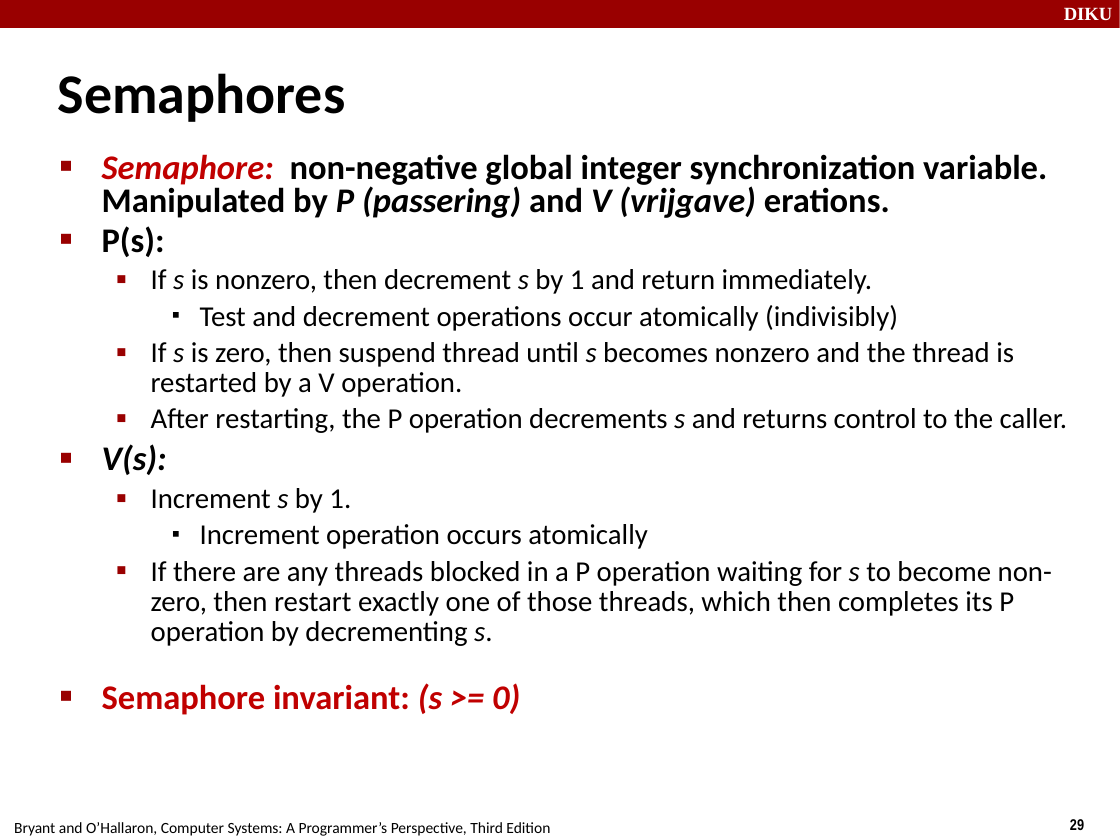
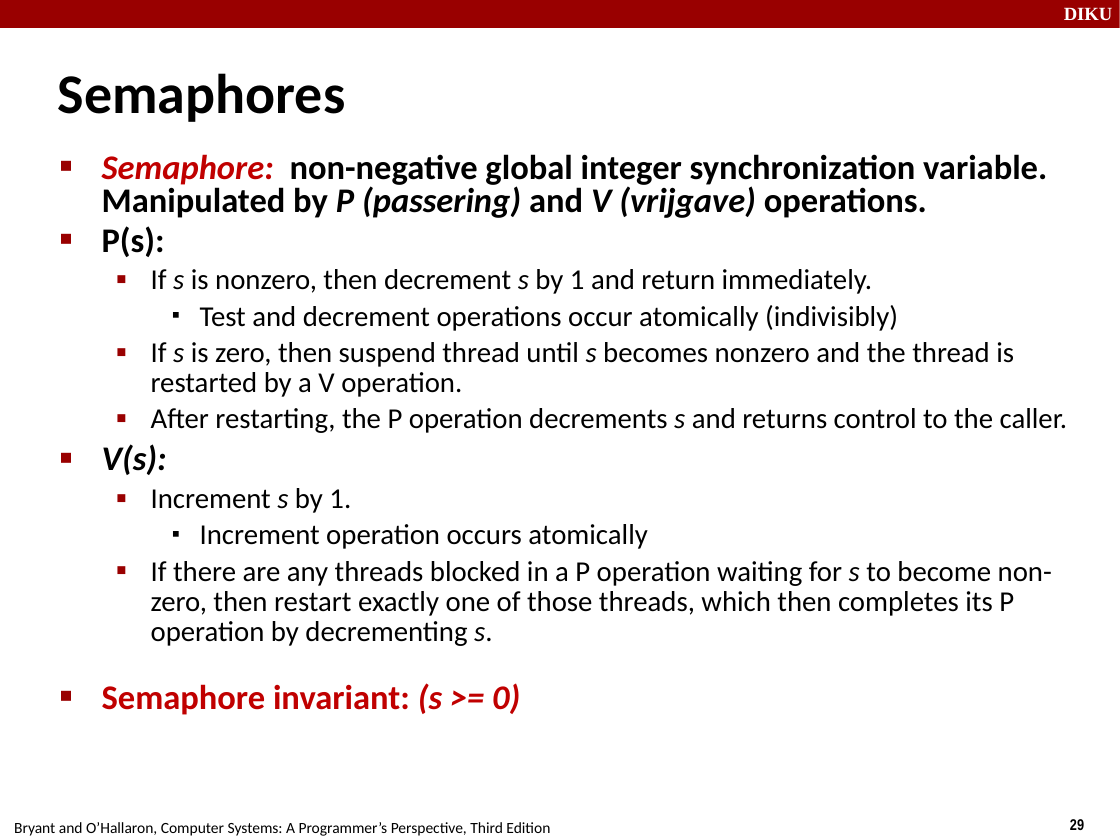
Before and after one commit to FnanB/compSys-e2018-pub, a slide deck: slide 29 of material/181107_concurrent_programming/181107.odp. Drawn at 1120x840 pixels with LibreOffice and Linux fonts; fonts in the diff are those of the drawing. Boxes give left, top, right and bottom in pixels: in the first picture for what was removed or moved away, otherwise in the second. Text is boxed around its words. In the diff, an @@ line names an element or a change of style, - is before the commit and + after.

```diff
--- a/material/181107_concurrent_programming/181107.odp
+++ b/material/181107_concurrent_programming/181107.odp
@@ text at bbox=[102, 154, 1047, 218]: text changed @@
-■ Semaphore: non-negative global integer synchronization variable. Manipulated by P (passering) and V (vrijgave) erations.
+■ Semaphore: non-negative global integer synchronization variable. Manipulated by P (passering) and V (vrijgave) operations.
```
Also in this commit, not shown: 7 other files.
